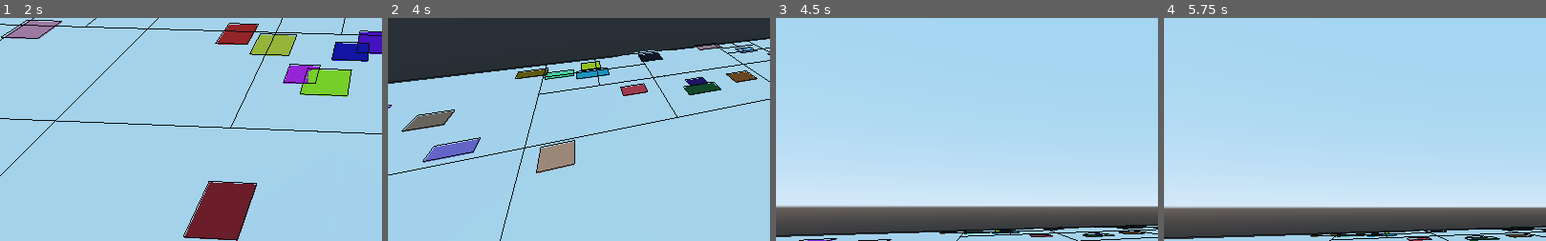
Above: before the commit, frames 1-4 (left to right).
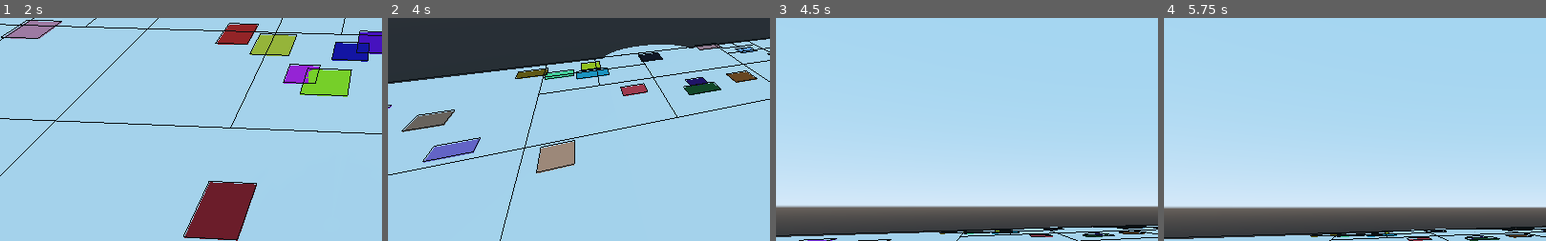
Above: after the commit, the same moments.

Repository: sairam4123/QuadTree-Godot
Game: Godot game, scene res://Assets/Scenes/Spatial.tscn
The game is run twice, just before and just after one commit, with the same random seed, the same clock (stepped at 60 frames per second) and the same inputs.
Inputs (mouse positions are % of the whole screen's width and height, from its top left):
- Up to frame 1 (2 s): move the mouse to (45, 70) at 0.52 s; press the mouse at (45, 70) at 0.53 s; hold W 0.53-1.25 s; release the mouse at (45, 70) at 1.25 s; drag from (80, 65) to (45, 70) at 1.27 s
- Up to frame 2 (4 s): move the mouse to (20, 35) at 2.02 s; hold A 2.03-2.75 s; hold Q 2.03-2.75 s; click (20, 35) at 2.3 s; drag from (55, 50) to (20, 35) at 2.77 s; tap Enter at 3.5 s; move the mouse to (35, 25) at 3.52 s; hold S from 3.53 s (still down); hold R from 3.53 s (still down); click (35, 25) at 3.8 s
- Up to frame 3 (4.5 s): release S at 4.25 s; release R at 4.25 s; drag from (72, 45) to (35, 25) at 4.27 s
- Up to frame 4 (5.75 s): tap Space at 5 s; move the mouse to (30, 55) at 5.02 s; press the mouse at (30, 55) at 5.03 s; hold W from 5.03 s (still down)
The pictures show only the part of the screen within x 2-52%, y 24-74%; the shares and areas given below are measured in that part.

Frame 1 is identical in both runs. In frame 2, 0.5% of the frame differs, in the area x 56-79%, y 11-27%; in frame 3, less than 0.1%; in frame 4, less than 0.1%.

Commit message:
Make circle move with mouse.

Diff:
--- a/Assets/Scripts/DemoQuadTree.gd
+++ b/Assets/Scripts/DemoQuadTree.gd
@@ -52,7 +52,6 @@
 
 
 func _physics_process(delta: float) -> void:
-	if Input.is_action_pressed("left_button"):
 		var mouse_pointer = get_viewport().get_mouse_position()
 		var camera = get_viewport().get_camera()
 		var from = camera.project_ray_origin(mouse_pointer)
@@ -60,12 +59,13 @@
 		var ray = get_world().direct_space_state.intersect_ray(from, to, [self, camera])
 		if !ray.empty():
 			new_mesh.set_translation(ray['position'])
-			var transformed_aabb = new_mesh.get_transformed_aabb()
-			transformed_aabb.size.y += 10
-			transformed_aabb.position.y -= 2
-			print(transformed_aabb)
-			var returned_objects = root_qt_node.query(transformed_aabb)
-			for object in returned_objects:
-				print(object.has_meta("_qt"))
-				print(root_qt_node.remove_body(object))
-			root_qt_node.draw(0.2, true)
+			if Input.is_action_pressed("left_button"):
+				var transformed_aabb = new_mesh.get_transformed_aabb()
+				transformed_aabb.size.y += 10
+				transformed_aabb.position.y -= 2
+				print(transformed_aabb)
+				var returned_objects = root_qt_node.query(transformed_aabb)
+				for object in returned_objects:
+					print(object.has_meta("_qt"))
+					print(root_qt_node.remove_body(object))
+				root_qt_node.draw(0.2, true)
